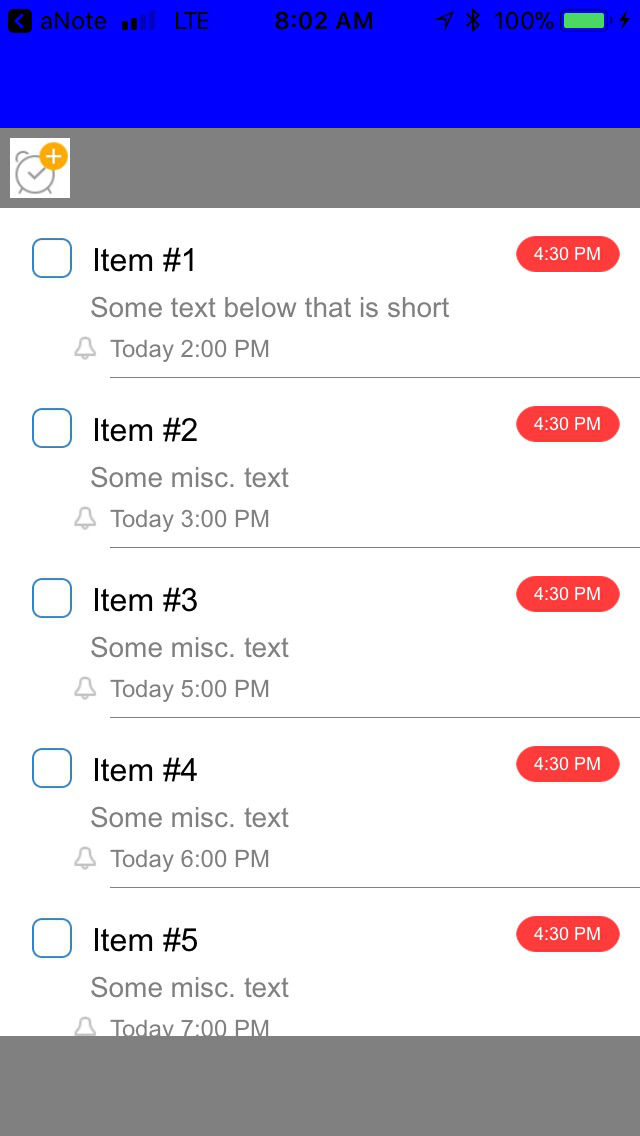
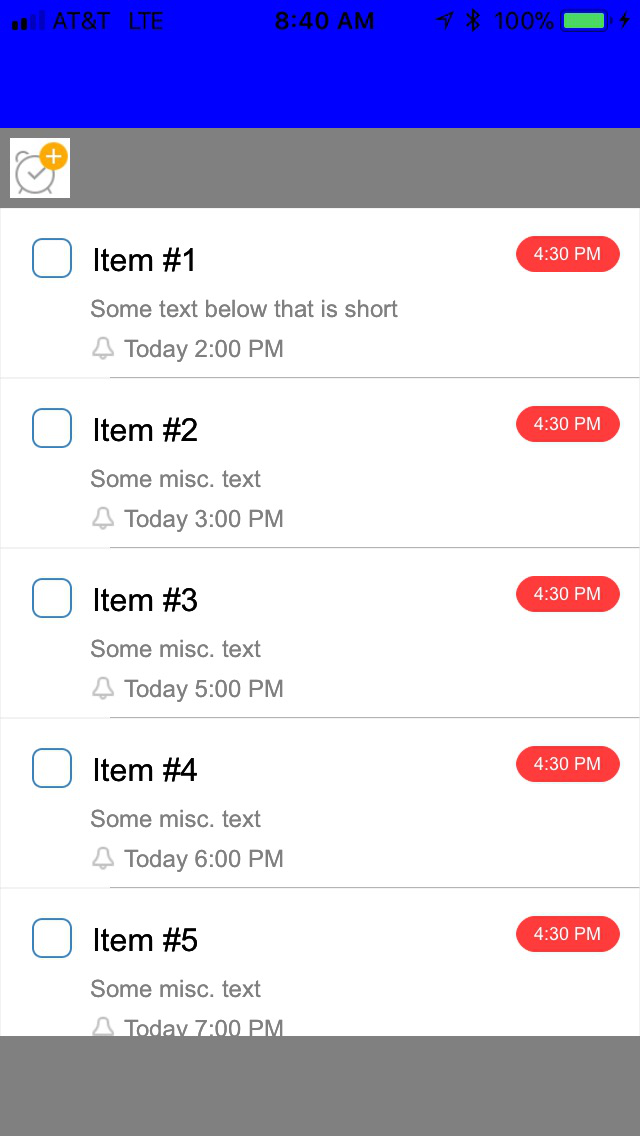
Layer changes from the first 640px x 1136px image to the second:
added layer "c11.jpg" above "c8.jpg" over [0,0,640,1040]
hid "c1.jpg" over [0,0,640,1040]
